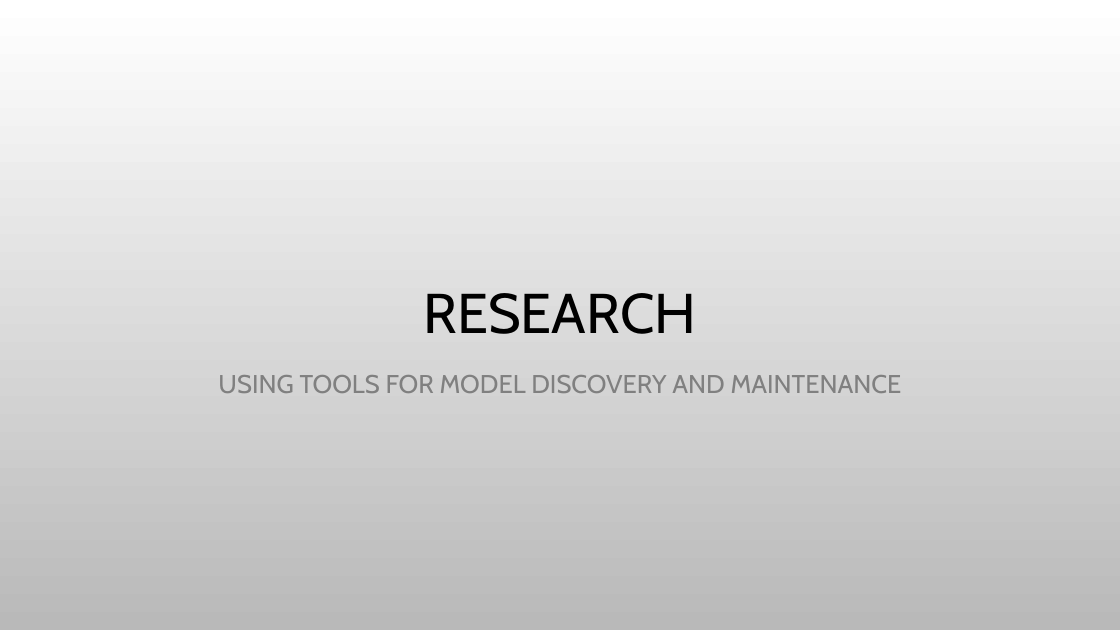
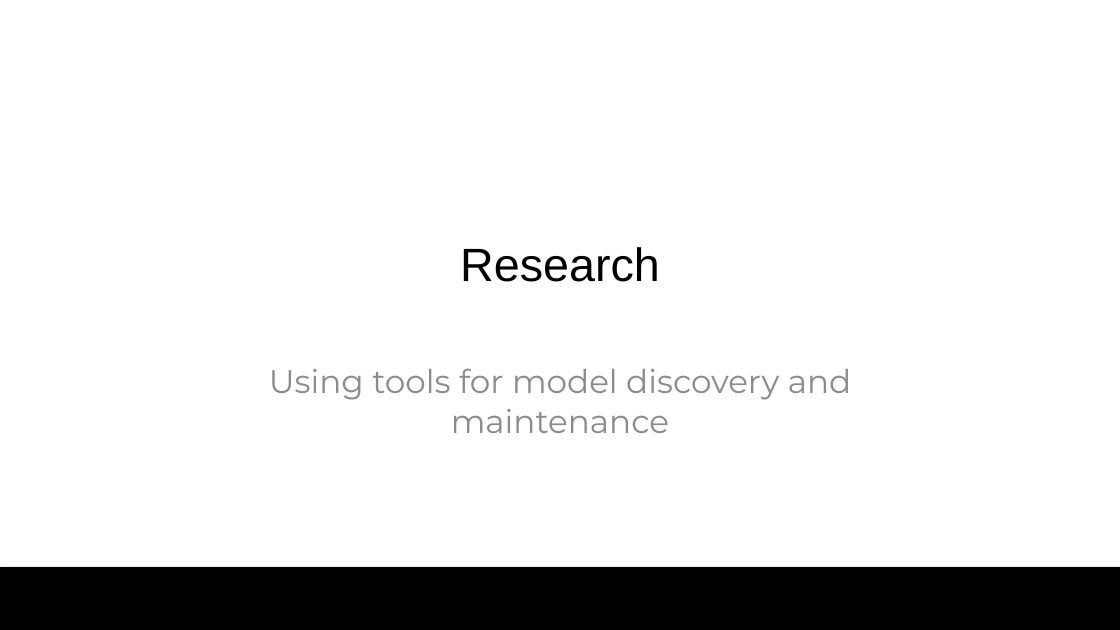
Before and after one commit to colby13king/cs5320-code, a slide deck: slide 7 of LicenseAssetManager/docs/Maintenance/MaintenancePresentation.pptx. Drawn at 1120x630 pixels with LibreOffice and Linux fonts; fonts in the diff are those of the drawing; background and template pictures are left out. Boxes give left, top, right and bottom in pixels: in the first picture for what was removed or moved away, otherwise in the second. Text is boxed around its words. In the diff, an @@ line names an element or a change of style, - is before the commit and + after.

```diff
--- a/LicenseAssetManager/docs/Maintenance/MaintenancePresentation.pptx
+++ b/LicenseAssetManager/docs/Maintenance/MaintenancePresentation.pptx
@@ background picture (left out) to #FFFFFF @@
@@ title "Research" at (460, 247, 660, 282): vertical alignment bottom to middle @@
@@ title at (460, 247, 660, 282): text changed; size 48 to 40 pt; font Cabin to Arial @@
-RESEARCH
+Research
@@ subtitle at (269, 368, 851, 433): text changed; size 22 to 28 pt; font Cabin to Montserrat; text colour #808080 to #8C8C8C @@
-USING TOOLS FOR MODEL DISCOVERY AND MAINTENANCE
+Using tools for model discovery and maintenance
@@ rectangle added at (0, 567, 1120, 630), fill #000000 @@
```
Also in this commit, not shown: 13 other slides changed, 1 slide added, 1 other file.
